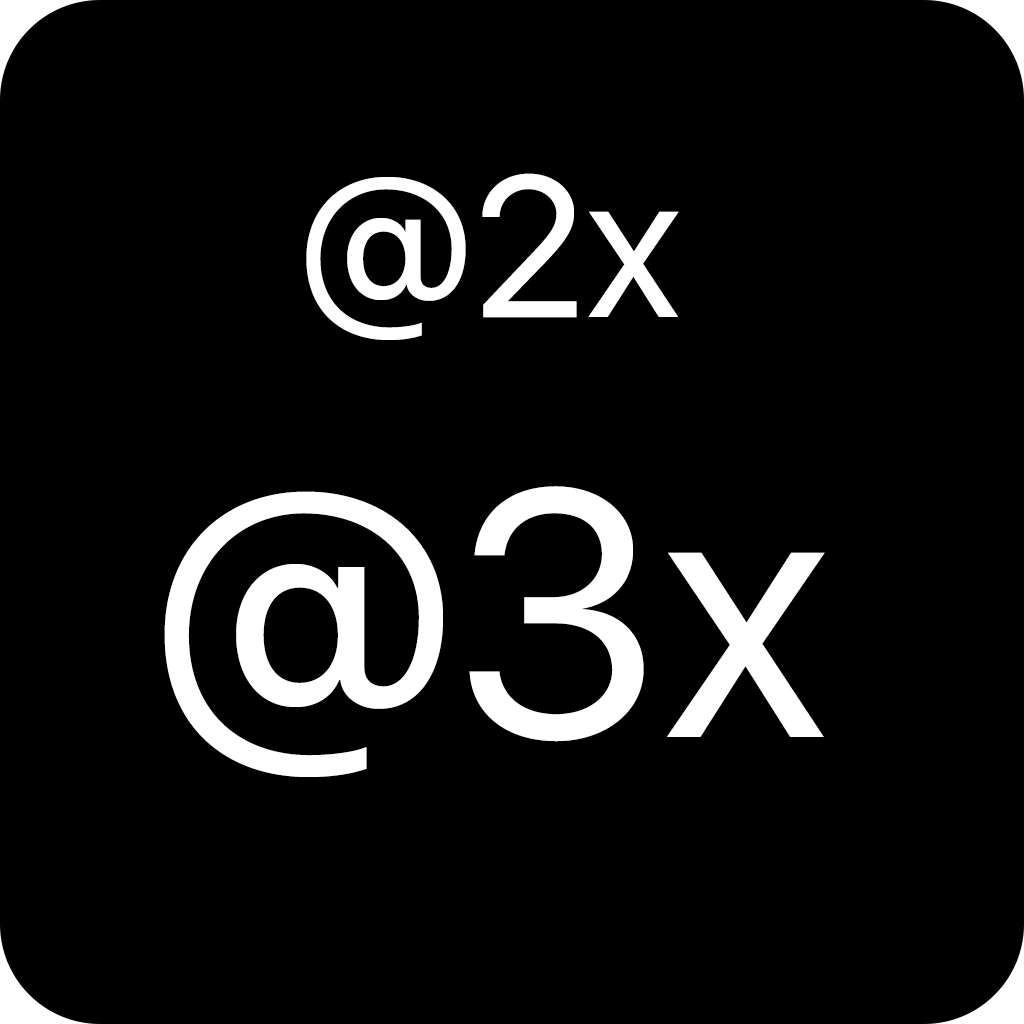
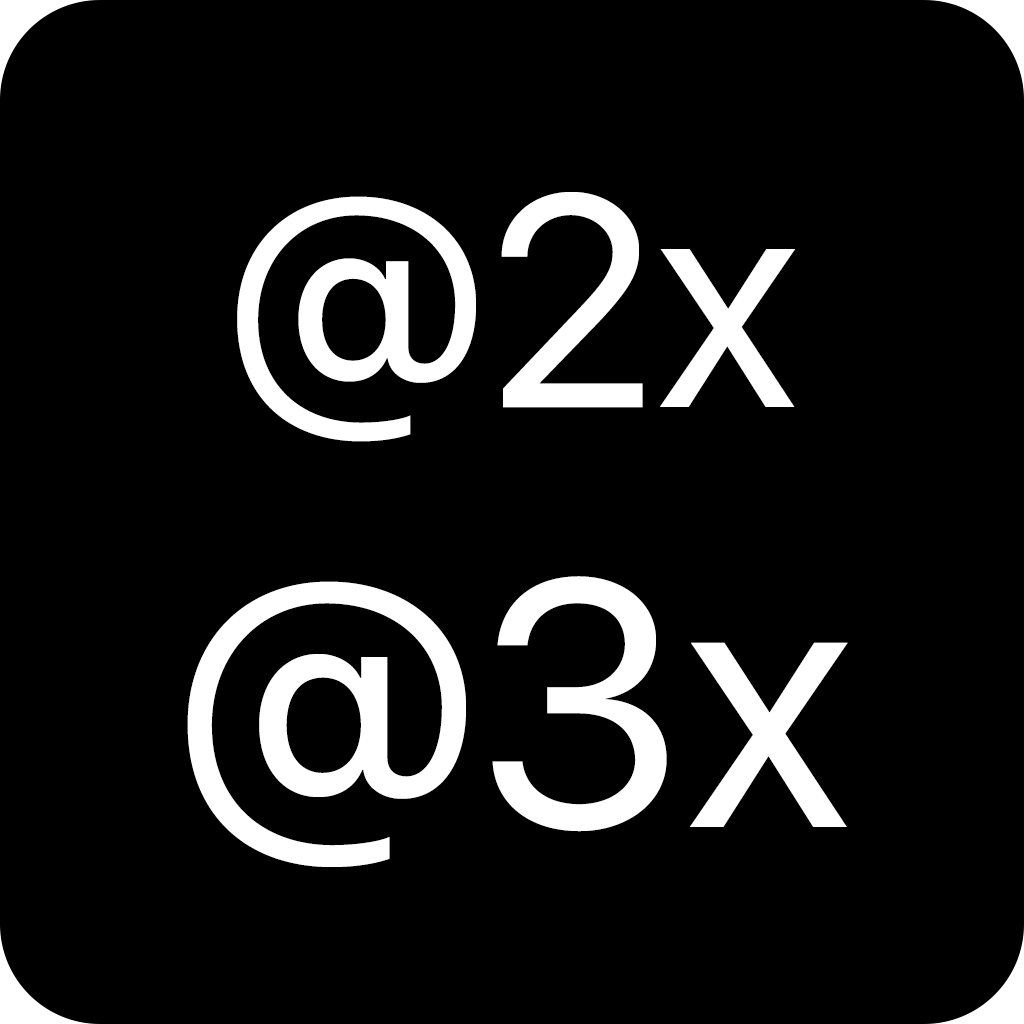
Comparing the layer stacks of the two 1024px x 1024px images. Changes:
painted on "@2x @3x" over (x1=164, y1=173, x2=848, y2=867)
